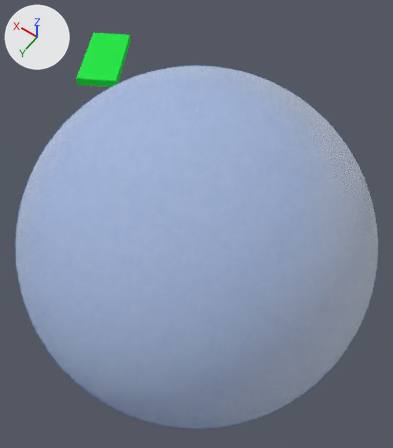
Two versions of the Blender file 04 Shots/la-weltall-shot1.blend, one commit apart.
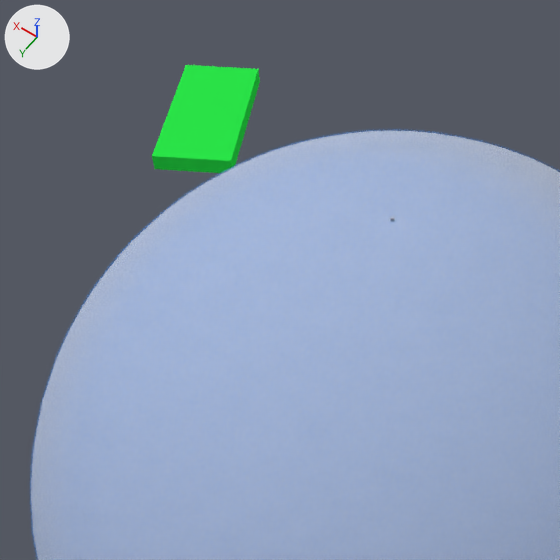
Each version is shown whole from a 50 mm lens placed at (-2.7, 3.79, 6.44), pointed at (0.31, -0.42, -0.18), then close up on the part from 0% to 72% of the width and 0% to 63% of the height. Lighting does not change. The marker at upper left points along +X, +Y and +Z.

Names of what the first close-up shows: 'earth', 'schiff'.
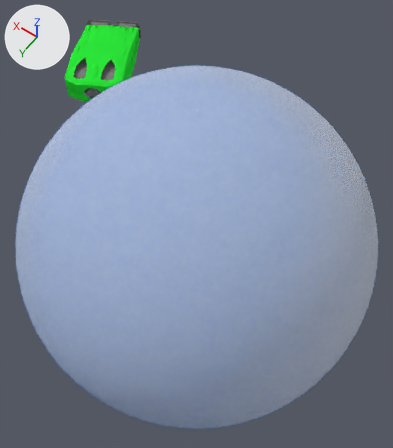
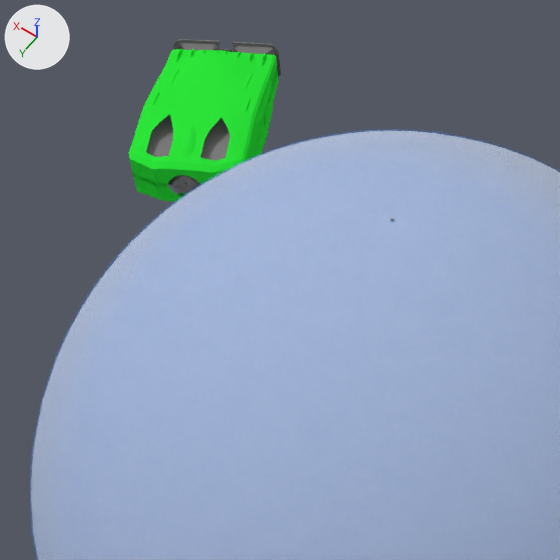
What differs and where, as boxes (x1, y1, x2, y2) in the close-ups (560 x 560 px):
'schiff', reshaped, surface changed, rescaled (40% wider, 50% taller): before (152, 65, 260, 173); after (129, 39, 281, 202)

What changed in the scene script:
```text
Add mat_material_003:
    mat_material_003 = diffuse_material('Material.003')
    mat_material_003.base_color = (0.22, 0.22, 0.22)  # grey #818181
Add mat_material_004:
    mat_material_004 = diffuse_material('Material.004')
    mat_material_004.base_color = (0.026, 0.8, 0.0421)  # green #2de73a
Add me_cube_001:
    me_cube_001.from_pydata(...)  # 9924 vertices, 9537 faces, 29 loose edges; spans x -1.07..1.07, y -1.15..1.1, z -1.8..1.8
    # faces by material slot: [3251, 6286]
    me_cube_001.materials.append(mat_material_003)  # grey #818181
    me_cube_001.materials.append(mat_material_004)  # green #2de73a
Add col_schiff_002:
    col_schiff_002 = bpy.data.collections.new('schiff.002')
    col_schiff_002.objects.link(ob_figur)
Change ob_schiff:
    ob_schiff.scale: (0.682, 0.682, 0.682) -> (1.0, 1.0, 1.0)
    ob_schiff.instance_collection: col_schiff -> col_schiff_002
Remove ob_cube:
    ob_cube = bpy.data.objects.new('Cube', me_cube)
    ob_cube.location = (0.0, 0.0, 0.0)
    ob_cube.scale = (1.0, 0.5, 0.1)
Add ob_figur:
    ob_figur = bpy.data.objects.new('figur', me_cube_001)
    ob_figur.location = (0.0, 0.0, 0.0)
    ob_figur.rotation_euler = (0.0, 0.0, -1.571)  # degrees (0, 0, -90)
    ob_figur.scale = (0.489, 0.856, 0.155)
```
